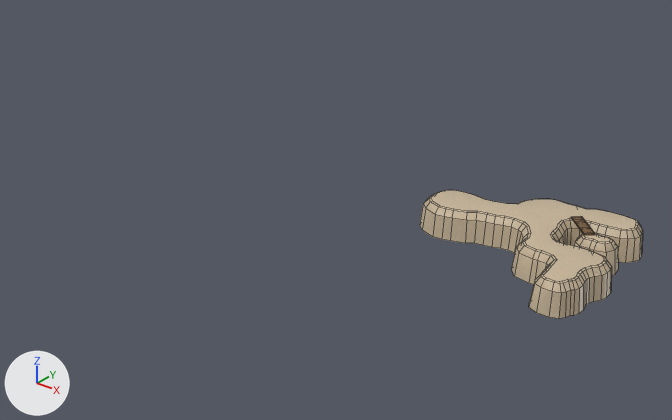
An edit to the Blender file Assets/_Game/Models/Levels/Beach/Beach Level 1/Bld_Beach1_Island1.blend, drawn before and after from the same camera.
Before and after are seen from a camera (50 mm lens) standing at (92.0, -214.0, 129.0) and looking at (-103.0, 29.0, -22.0). Arrows for +X, +Y and +Z are at lower left; the lights stay in place. The picture after the commit comes second. Mesh edges are drawn as thin lines.

In view in the first picture: 'Island 1' and 1 more.
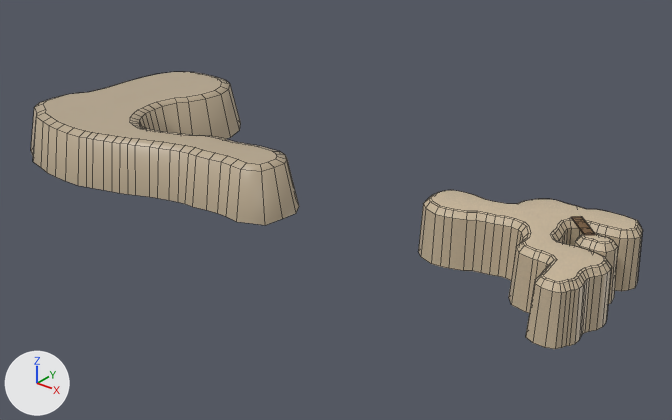
Edits to the bpy script that builds the scene:
```text
Change me_plane:
    used by ob_island_1; location = (0.0, 0.0, 0.0)
    remove me_plane.from_pydata(...)  # 408 vertices, 309 faces; spans x -59.0..9.2, y -6.7..49.4, z -10.0..0.0
    add me_plane.from_pydata(...)  # 408 vertices, 309 faces; spans x -59.0..9.2, y -6.7..49.4, z -20.0..0.0
    me_plane part 1: all 102 vertices in x -59.0..9.2, y -6.7..49.4, z -10.0 are moved by (0.0, 0.0, -10.0)
Add me_plane_001:
    me_plane_001.from_pydata(...)  # 222 vertices, 150 faces; spans x -53.4..78.1, y -19.9..73.0, z -20.0..0.0
    me_plane_001.polygons.foreach_set('use_smooth', [True] * 150)
    me_plane_001.materials.append(mat_sand)  # picture img_tex_sandbig_png
Add ob_island_2:
    ob_island_2 = bpy.data.objects.new('Island 2', me_plane_001)
    ob_island_2.location = (-187.5, 0.0, 0.0)
```

What differs and where, as boxes (x1, y1, x2, y2) in the pictures (672 x 420 px; the box of a moved part takes in the faces that stretch with it):
'Island 2', added (beige)
    after: (31, 72, 299, 225)
'Island 1', reshaped (23% taller)
    before: (420, 190, 643, 319)
    after: (419, 190, 643, 349)
part 1 of me_plane, moved or reshaped
    before: (420, 204, 643, 319)
    after: (419, 204, 643, 349)
